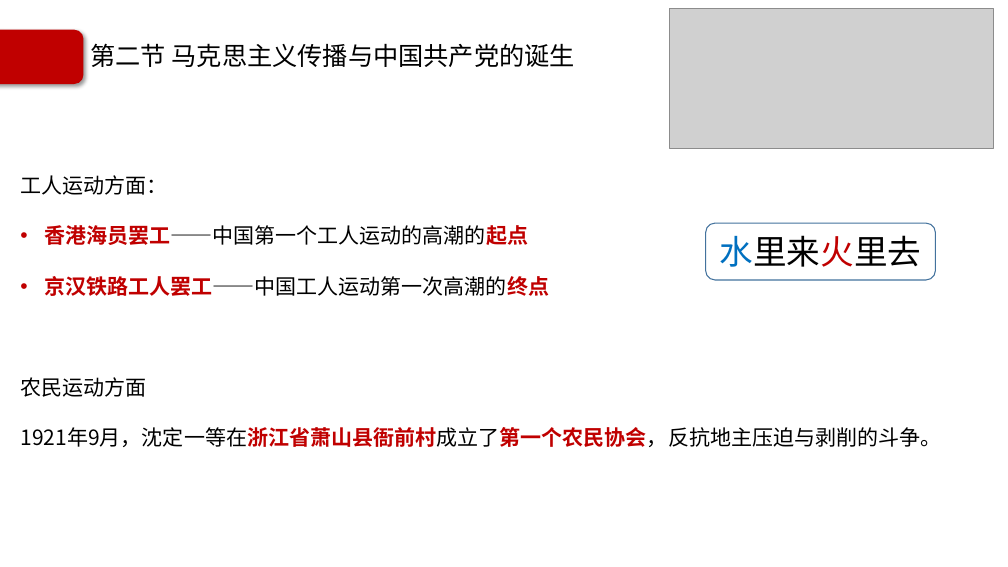
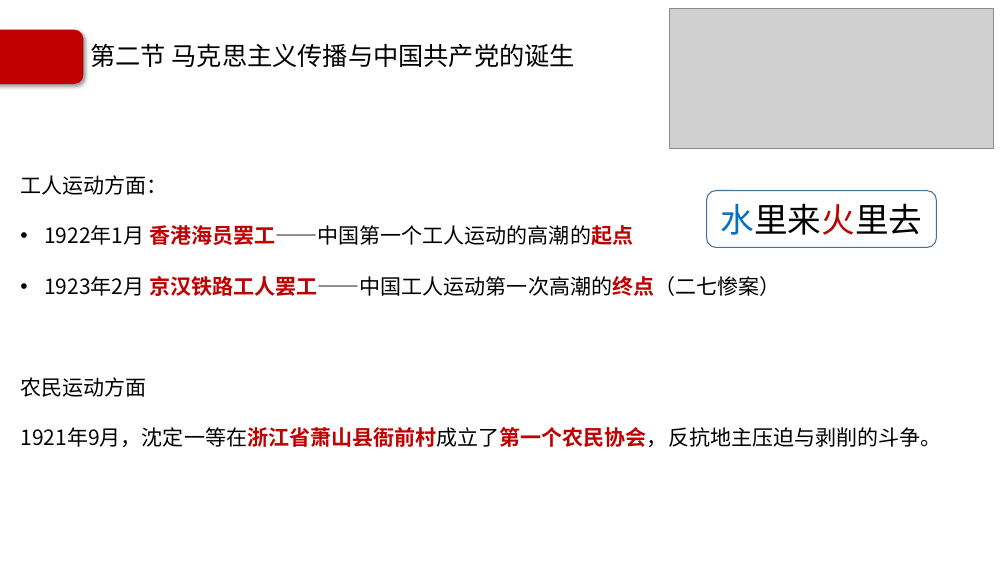
Before and after one commit to Call-me-zhy/tangtang, a slide deck: slide 41 of 5 中国近现代史纲要/课件/中国近现代史纲要精讲4.pptx (slide 39 before the commit). Drawn at 1008x567 pixels with LibreOffice and Linux fonts; fonts in the diff are those of the drawing; grey boxes stand for pictures; background and template pictures are left out. Boxes give left, top, right and bottom in pixels: in the first picture for what was removed or moved away, otherwise in the second. Text is boxed around its words. In the diff, an @@ line names an element or a change of style, - is before the commit and + after.

```diff
--- a/5 中国近现代史纲要/课件/中国近现代史纲要精讲4.pptx
+++ b/5 中国近现代史纲要/课件/中国近现代史纲要精讲4.pptx
@@ rounded rectangle "水里来火里去": place and size @@
-rounded rectangle "水里来火里去" at <box>706,223,935,280</box>
+rounded rectangle "水里来火里去" at <box>707,191,937,247</box>
@@ text at <box>44,225,780,296</box>: text changed @@
-• 香港海员罢工——中国第一个工人运动的高潮的起点
-• 京汉铁路工人罢工——中国工人运动第一次高潮的终点
+• 1922年1月 香港海员罢工——中国第一个工人运动的高潮的起点
+• 1923年2月 京汉铁路工人罢工——中国工人运动第一次高潮的终点（二七惨案）
```
Also in this commit, not shown: 8 other slides changed, 2 slides added, 7 other files.
